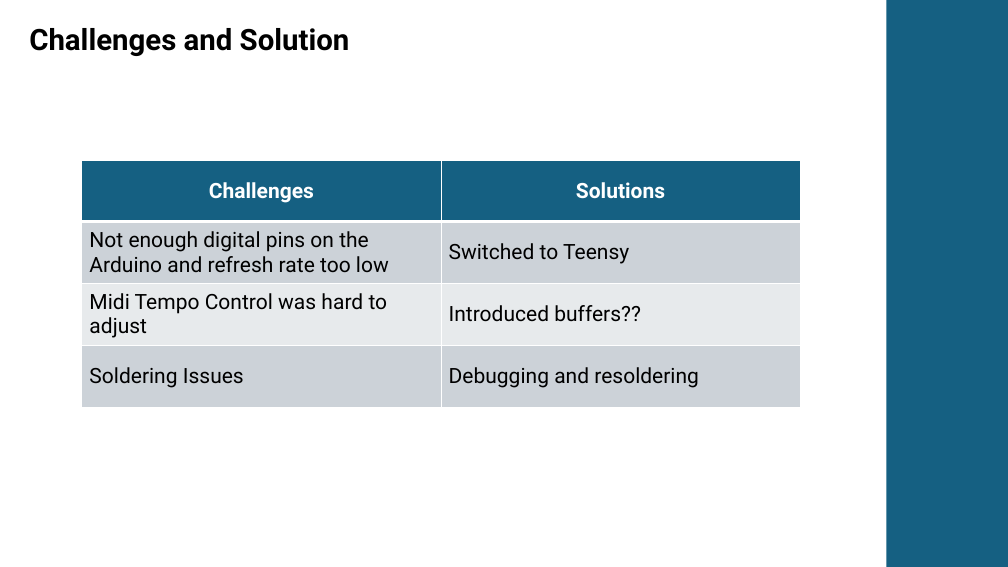
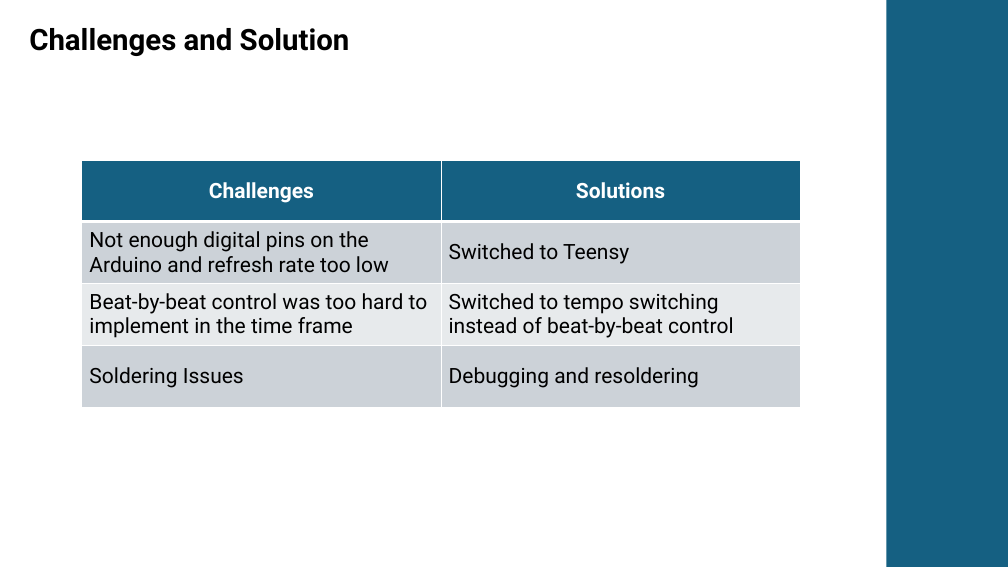
Before and after one commit to AdrienBelanger/306-Project, a slide deck: slide 5 of Presentation/Final Presentation.pptx. Drawn at 1008x567 pixels with LibreOffice and Linux fonts; fonts in the diff are those of the drawing. Boxes give left, top, right and bottom in pixels: in the first picture for what was removed or moved away, otherwise in the second. Text is boxed around its words. In the diff, an @@ line names an element or a change of style, - is before the commit and + after.

```diff
--- a/Presentation/Final Presentation.pptx
+++ b/Presentation/Final Presentation.pptx
@@ table at box(82, 160, 800, 408) @@
-row 3, column 1: Midi Tempo Control was hard to adjust
+row 3, column 1: Beat-by-beat control was too hard to implement in the time frame
-row 3, column 2: Introduced buffers??
+row 3, column 2: Switched to tempo switching instead of beat-by-beat control
```
Also in this commit, not shown: 1 other file.
